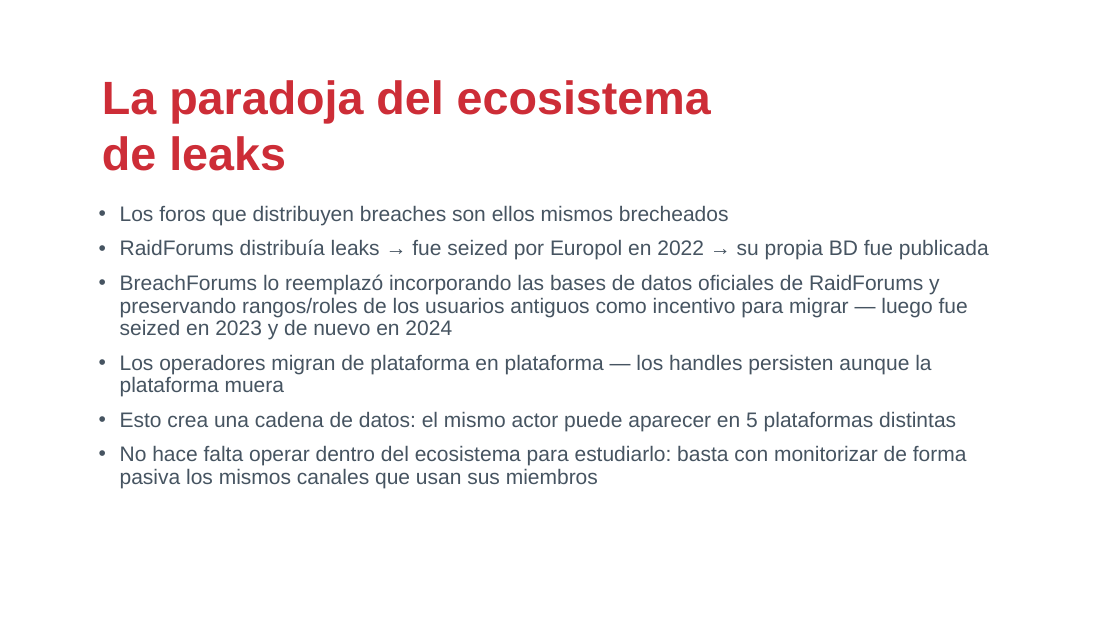
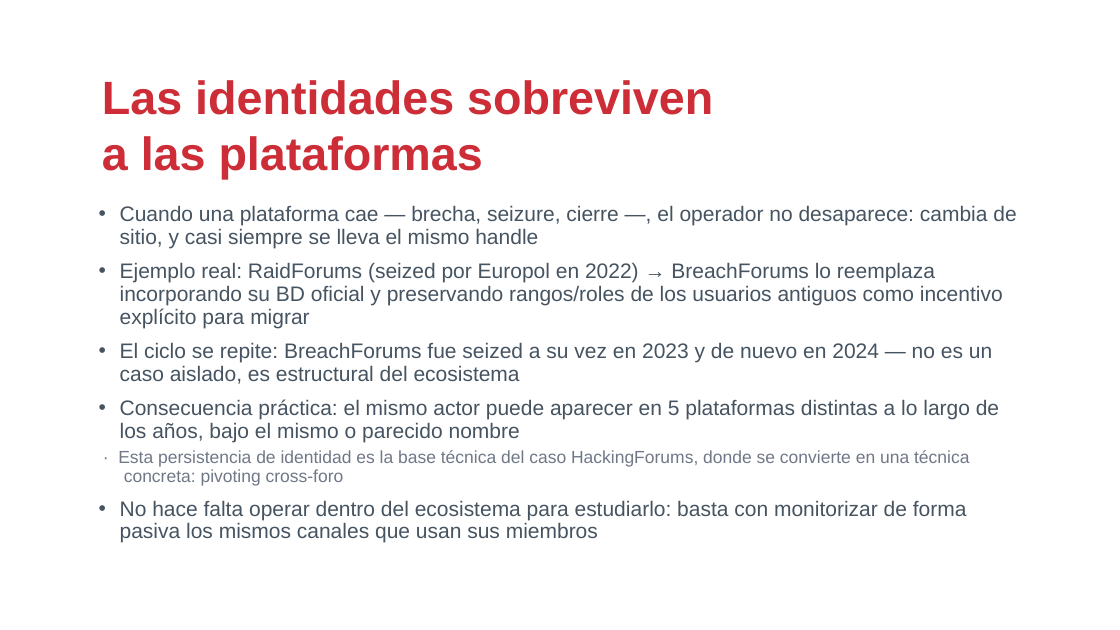
Before and after one commit to drj3ky11/FearOfTheDark, a slide deck: slide 11 of bloque0_ecosistema/csbc26_b0_ecosistema.pptx. Drawn at 1120x630 pixels with LibreOffice and Linux fonts; fonts in the diff are those of the drawing; background and template pictures are left out. Boxes give left, top, right and bottom in pixels: in the first picture for what was removed or moved away, otherwise in the second. Text is boxed around its words. In the diff, an @@ line names an element or a change of style, - is before the commit and + after.

```diff
--- a/bloque0_ecosistema/csbc26_b0_ecosistema.pptx
+++ b/bloque0_ecosistema/csbc26_b0_ecosistema.pptx
@@ text at (102,80,713,180): text changed @@
-La paradoja del ecosistema de leaks
+Las identidades sobreviven a las plataformas
@@ text at (118,205,1016,486): text changed @@
-• Los foros que distribuyen breaches son ellos mismos brecheados
-• RaidForums distribuía leaks → fue seized por Europol en 2022 → su propia BD fue publicada
-• BreachForums lo reemplazó incorporando las bases de datos oficiales de RaidForums y preservando rangos/roles de los usuarios antiguos como incentivo para migrar — luego fue seized en 2023 y de nuevo en 2024
-• Los operadores migran de plataforma en plataforma — los handles persisten aunque la plataforma muera
-• Esto crea una cadena de datos: el mismo actor puede aparecer en 5 plataformas distintas
+• Cuando una plataforma cae — brecha, seizure, cierre —, el operador no desaparece: cambia de sitio, y casi siempre se lleva el mismo handle
+• Ejemplo real: RaidForums (seized por Europol en 2022) → BreachForums lo reemplaza incorporando su BD oficial y preservando rangos/roles de los usuarios antiguos como incentivo explícito para migrar
+• El ciclo se repite: BreachForums fue seized a su vez en 2023 y de nuevo en 2024 — no es un caso aislado, es estructural del ecosistema
+• Consecuencia práctica: el mismo actor puede aparecer en 5 plataformas distintas a lo largo de los años, bajo el mismo o parecido nombre
+  · Esta persistencia de identidad es la base técnica del caso HackingForums, donde se convierte en una técnica concreta: pivoting cross-foro
```
Also in this commit, not shown: 2 other slides changed, 58 other files.
